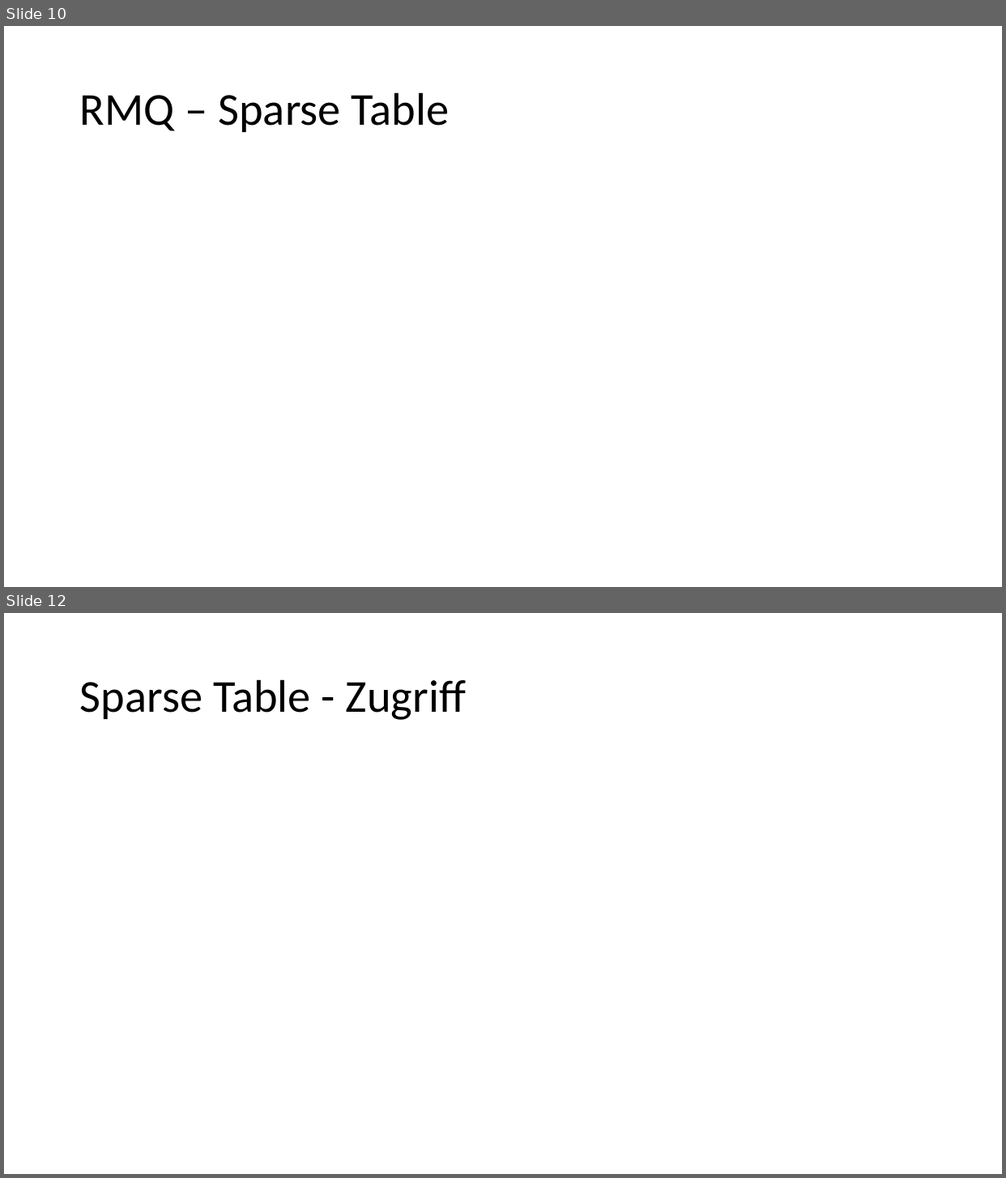
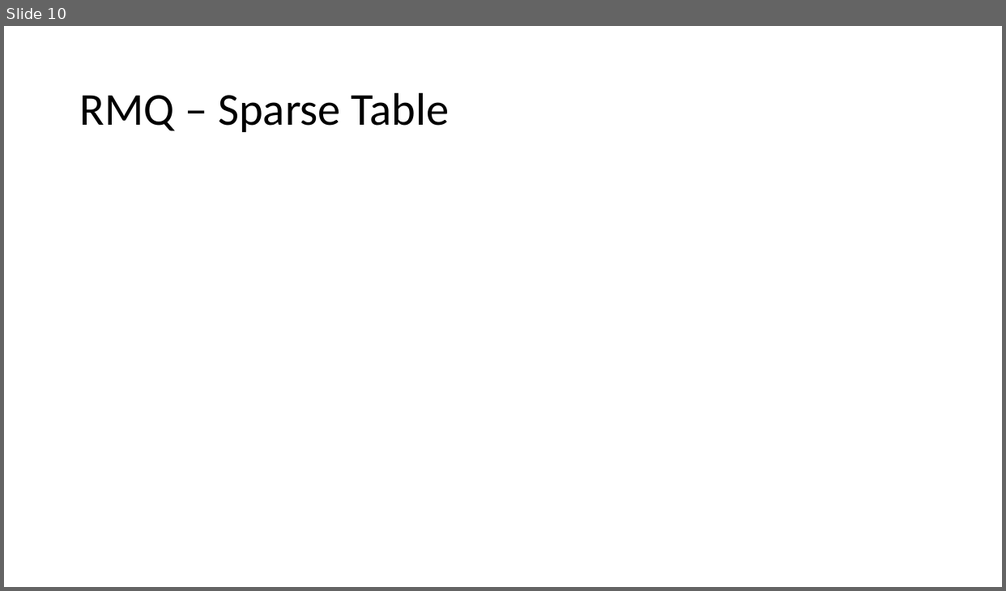
Before and after one commit to EiS94/Programmierwettbewerb, a slide deck: Präsentation/Präsentation.pptx. Shown one above the other, each under a label of ours: slides 10 and 12 before the commit, slide 10 after it; the slides between them are not shown. The pictures are 1006x1178 and 1006x591 pixels, drawn with LibreOffice and Linux fonts; fonts in the diff are those of the drawing; grey boxes stand for pictures. Boxes give left, top, right and bottom in pixels: in the first picture for what was removed or moved away, otherwise in the second. Text is boxed around its words. In the diff, an @@ line names an element or a change of style, - is before the commit and + after.

Commit message:
sparse table finished

```diff
--- a/Präsentation/Präsentation.pptx
+++ b/Präsentation/Präsentation.pptx
@@ slide 12 removed at bbox=[4, 613, 1002, 1174], background #FFFFFF @@
@@ title removed at bbox=[80, 679, 466, 720] @@
-Sparse Table - Zugriff
```
Also in this commit, not shown: 2 slides changed, 1 slide added, 17 other files.
